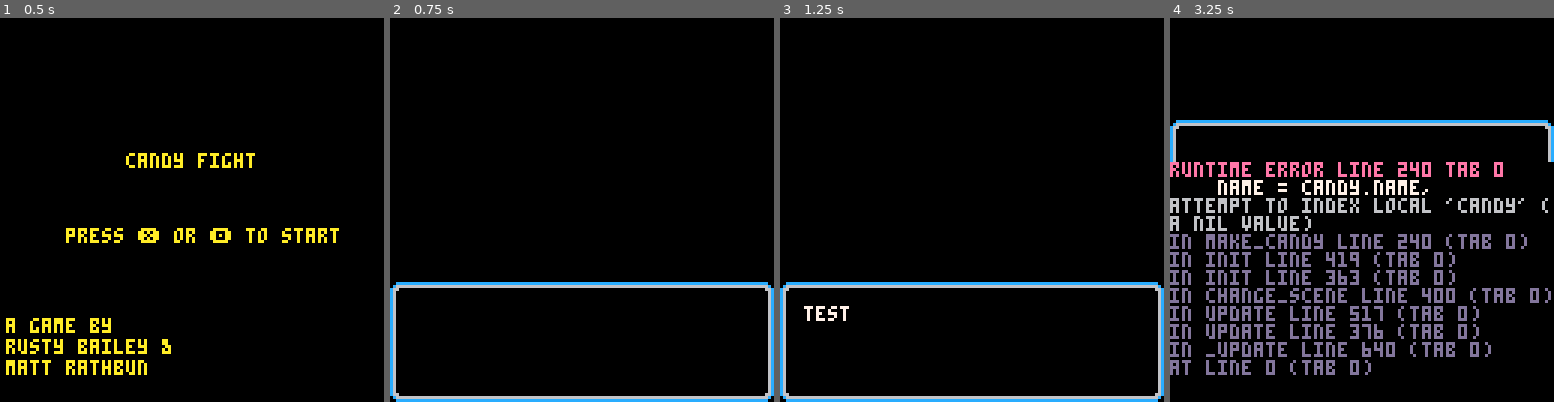
Above: before the commit, frames 1-4 (left to right).
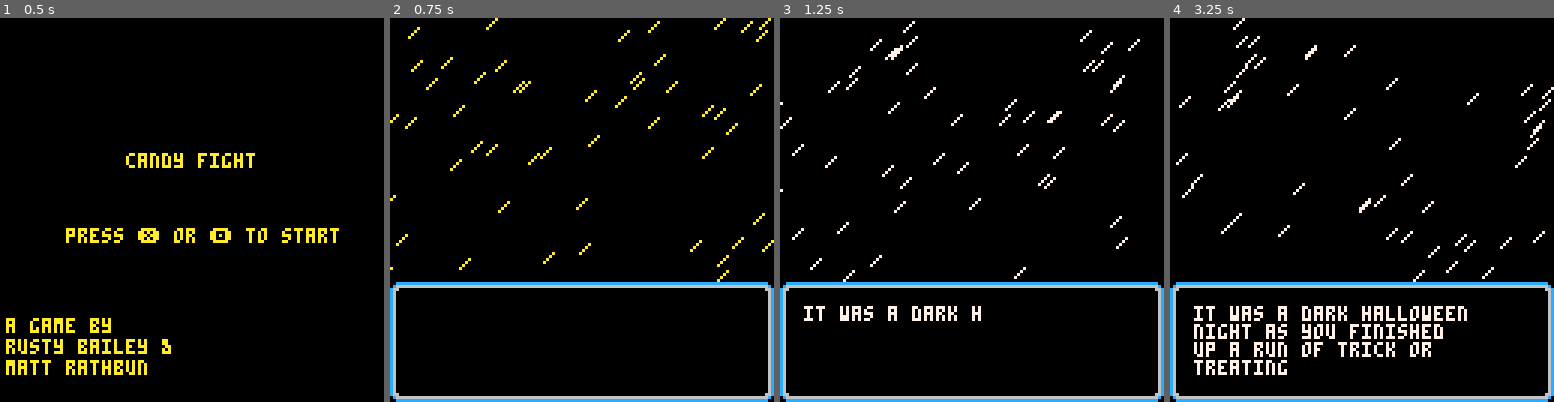
Above: after the commit, the same moments.

Repository: rustybailey/candy-fight
Game: PICO-8 cartridge game.p8
The game is run twice, just before and just after one commit, with the same random seed, the same clock (stepped at 60 frames per second) and the same inputs.
Inputs:
- Up to frame 1 (0.5 s): no input
- Up to frame 2 (0.75 s): tap O (Z key) at 0.7 s
- Up to frame 3 (1.25 s): no input
- Up to frame 4 (3.25 s): tap O (Z key) every 0.4 s from 1.7 to 2.9 s; hold Up 2.15-2.42 s

Frame 1 is identical in both runs. In frame 2, 1.2% of the frame differs, in the area x 0-100%, y 0-69%; in frame 3, 1.9%; in frame 4, 22%, in the area x 0-100%, y 0-100%.
Error before the commit: runtime error line 240 tab 0; name = candy.name,; attempt to index local 'candy' (a nil value)

Commit message:
Add rain effects to story screen

Diff:
--- a/game.p8
+++ b/game.p8
@@ -512,18 +512,37 @@
 
 story_screen = make_scene({
   init = function(self)
+    self.t = 0
     self:add(dialog)
-    -- local message = "it was a dark halloween …(312 unchanged characters)…
-    -- dialog:trigger(message, false)
-    dialog:trigger('test')
+    local message = "it was a dark halloween …(312 unchanged characters)…
+    dialog:trigger(message, false)
+    -- dialog:trigger('test')
   end,
   update = function(self)
+
+
     if (#animations == 0) then
       change_scene(make_battle_scene(razor_apple, battle_enemies[current_battle]))
     end
   end,
   draw = function(self)
     cls()
+
+    -- simple rain effects borrowed from https://www.lexaloffle.com/bbs/?pid=71065#p
+    -- occasional lightning
+    if self.t >= 200 and self.t <= 220 and self.t % 4 == 0 then
+      rectfill(0, 0, 128, 88, 7)
+    end
+
+    self.t = (self.t + 1) % 300
+
+    -- rain
+    for i = 1, 50 do
+      x = flr(rnd(128))
+      y = flr(rnd(85)) + 0
+      line(x, y, x - 3, y + 3)
+    end
+
     map(0, 16)
   end
 })
